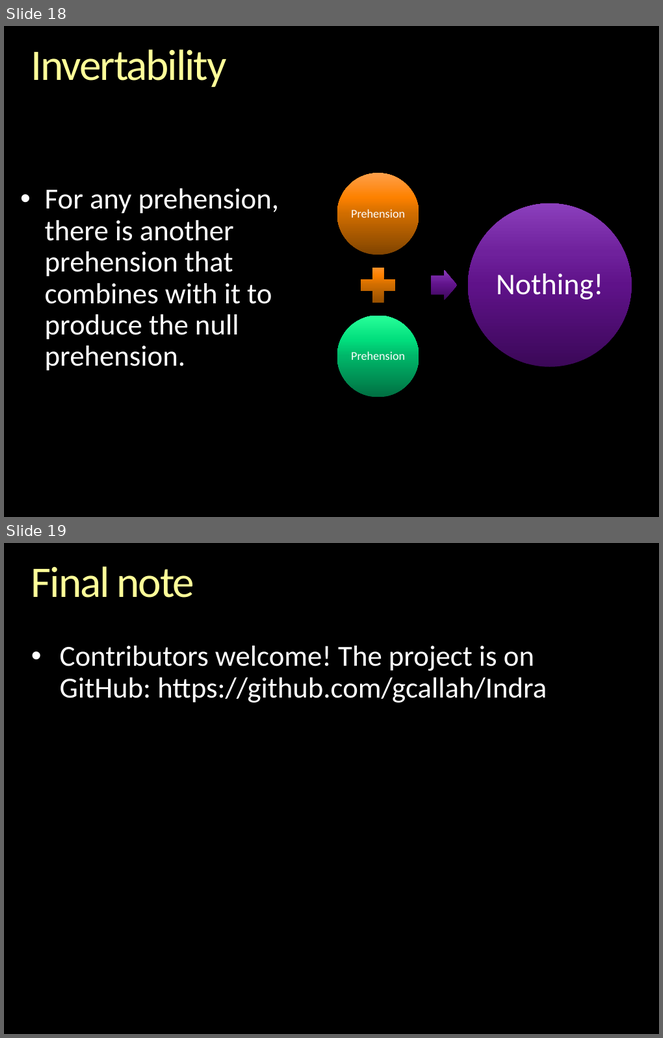
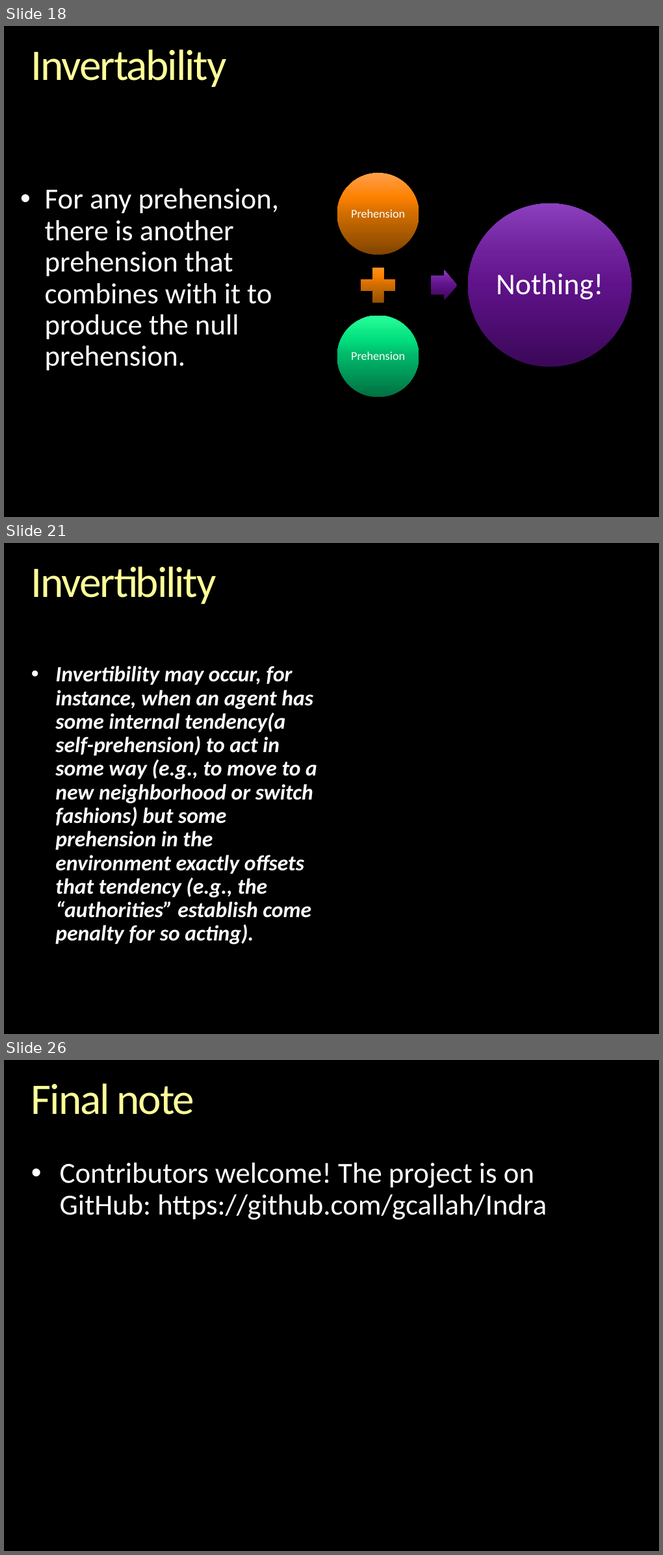
Before and after one commit to gcallah/indras_net, a slide deck: docs/ABMsAsAlgebraic.pptx. Shown one above the other, each under a label of ours: slides 18 and 19 before the commit, slides 18, 21 and 26 after it; the slides between them are not shown. The pictures are 663x1038 and 663x1555 pixels, drawn with LibreOffice and Linux fonts; fonts in the diff are those of the drawing; background and template pictures are left out. Boxes give left, top, right and bottom in pixels: in the first picture for what was removed or moved away, otherwise in the second. Text is boxed around its words. In the diff, an @@ line names an element or a change of style, - is before the commit and + after.

```diff
--- a/docs/ABMsAsAlgebraic.pptx
+++ b/docs/ABMsAsAlgebraic.pptx
@@ slide 21 added at (x1=4, y1=543, x2=659, y2=1034), background picture (left out) @@
@@ title added at (x1=31, y1=566, x2=217, y2=604), 48 pt, text gradient #FFFFB9 to #FFFF99 to #F6AE1E @@
+Invertibility
@@ text added at (x1=55, y1=666, x2=317, y2=945), 24 pt, text #FFFFFF, bold, italic @@
+      • Invertibility may occur, for instance, when an agent has some internal tendency(a self-prehension) to act in some way (e.g., to move to a new neighborhood or switch fashions) but some prehension in the environment exactly offsets that tendency (e.g., the “authorities” establish come penalty for so acting).
@@ what was slide 19 is now slide 26 @@
```
Also in this commit, not shown: 5 slides changed, 7 other slides added, 1 other file.
